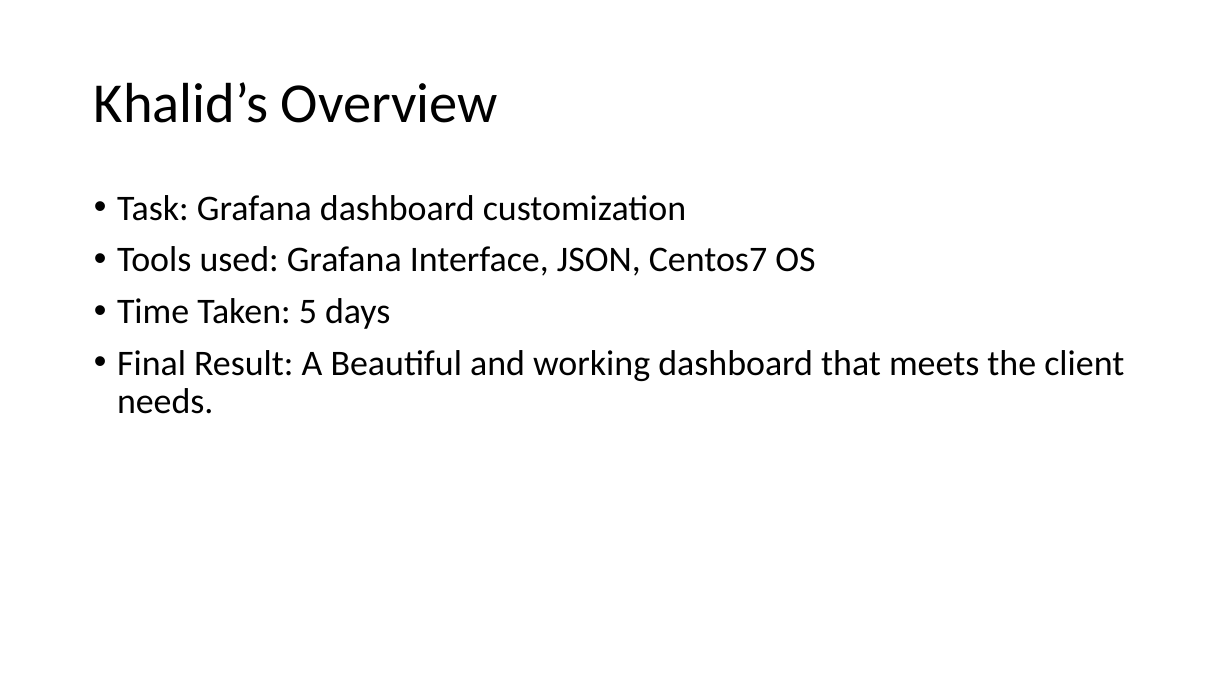
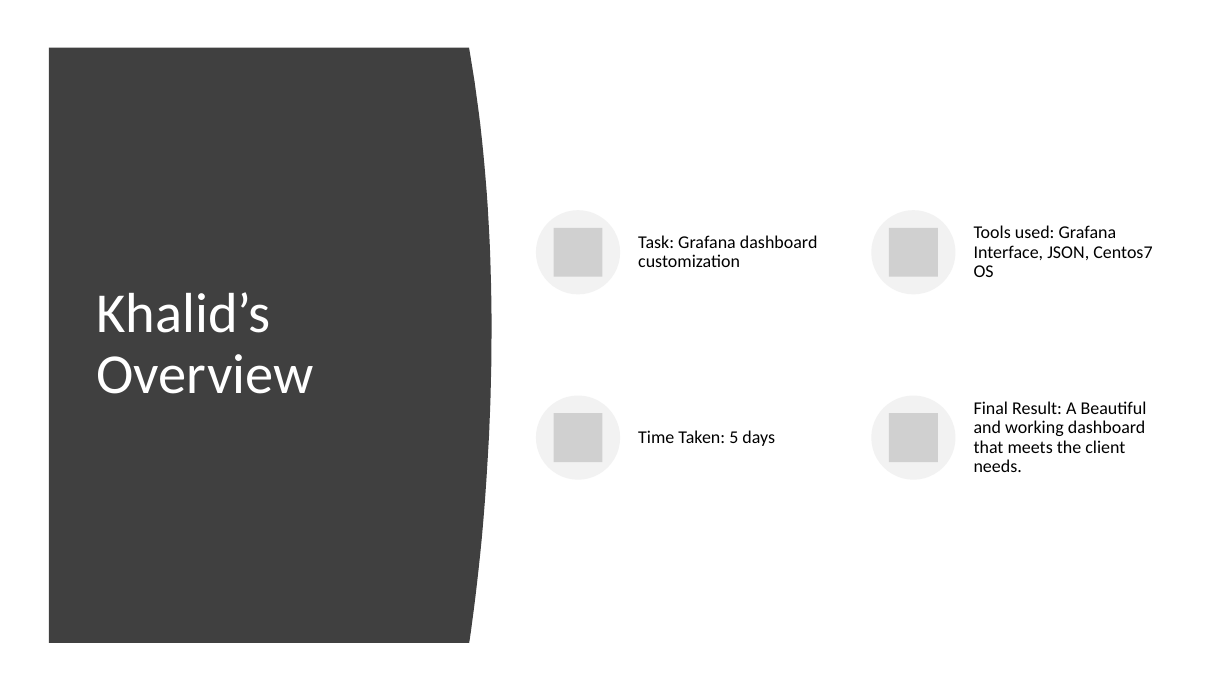
Before and after one commit to Aliii98/osoc19, a slide deck: slide 16 of OSOC-Final.pptx (slide 15 before the commit). Drawn at 1232x693 pixels with LibreOffice and Linux fonts; fonts in the diff are those of the drawing; grey boxes stand for pictures. Boxes give left, top, right and bottom in pixels: in the first picture for what was removed or moved away, otherwise in the second. Text is boxed around its words. In the diff, an @@ line names an element or a change of style, - is before the commit and + after.

```diff
--- a/OSOC-Final.pptx
+++ b/OSOC-Final.pptx
@@ freeform shape added at bbox=[49, 48, 492, 643], fill #404040 @@
@@ title "Khalid’s Overview": place and size @@
-title "Khalid’s Overview" at bbox=[94, 82, 498, 123]
+title "Khalid’s Overview" at bbox=[96, 292, 313, 394]
@@ title "Khalid’s Overview" at bbox=[96, 292, 313, 394]: text colour #000000 to #FFFFFF @@
@@ text removed at bbox=[117, 195, 1124, 414] @@
-• Task: Grafana dashboard customization
-• Tools used: Grafana Interface, JSON, Centos7 OS
-• Time Taken: 5 days
-• Final Result: A Beautiful and working dashboard that meets the client needs.
@@ group added at bbox=[536, 210, 1152, 480]: 4 ellipses, 4 pictures, 4 texts @@
+Task: Grafana dashboard customization
+Tools used: Grafana Interface, JSON, Centos7 OS
+Time Taken: 5 days
+Final Result: A Beautiful and working dashboard that meets the client needs.
```
Also in this commit, not shown: 18 other slides changed, 2 slides added.
